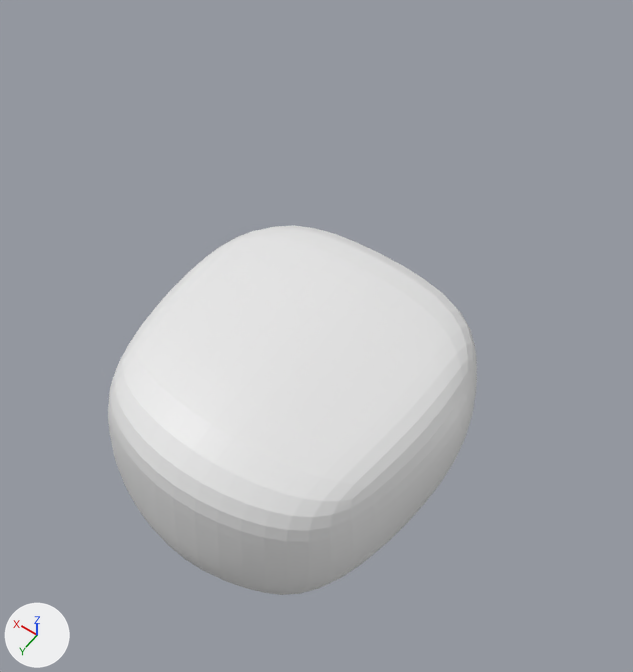
What one commit did to the Blender file armchair.blend.
Both versions are drawn from a 50 mm lens placed at (-2.46, 3.86, 4.65), pointed at (-0.1, 0.55, -0.55). The lights are fixed; the arrows at lower left show +X, +Y and +Z. The older version comes first.

Before the edit, the objects in view are built like this:
```python
me_cube_001 = bpy.data.meshes.new('Cube.001')
me_cube_001.from_pydata(...)  # 39 vertices, 32 faces; spans x 0.0..1.35, y -1.38..1.43, z -0.76..0.75
ob_cube = bpy.data.objects.new('Cube', me_cube_001)
ob_cube.location = (-0.083, 0.912, -0.97)
ob_cube.scale = (0.977, 0.977, 1.0)
_m = ob_cube.modifiers.new('Mirror', 'MIRROR')
_m.use_clip = True
_m = ob_cube.modifiers.new('Subdivision', 'SUBSURF')
_m.levels = 3
_m.render_levels = 3
```
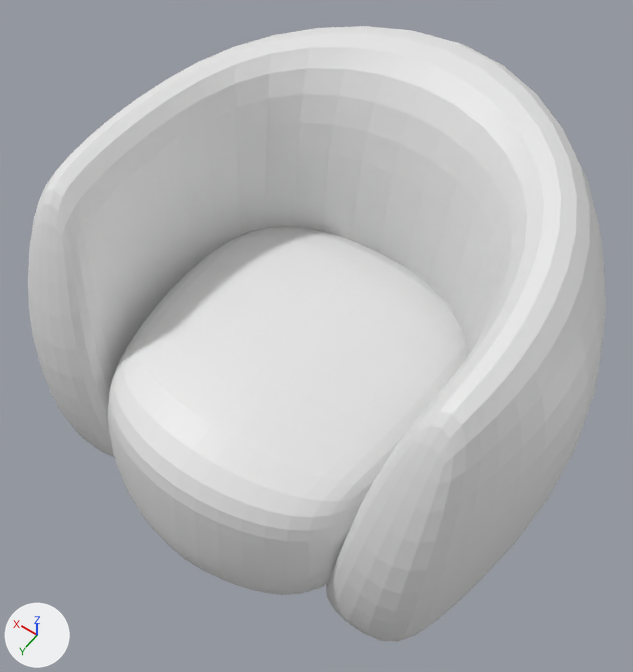
Commit message: Schienale poltrona aggiunto

What the commit changed:
Mesh me_cube is new.
It has 40 vertices, 35 faces and spans x 0.0..2.01, y -1.76..1.85, z -1.69..1.02.
Object 'Schienale' (ob_schienale) is new; it shows me_cube.
Its location is (-0.074, 0.0, 0.0).
Its scale is (1.08, 1.08, 1.08).
It gains a MIRROR modifier named 'Mirror'.
It gains a SUBSURF modifier named 'Subdivision'.
Modifier setting: levels = 3.
Modifier setting: render_levels = 3.
Modifier setting: open_advanced_panel = True.

Pixel boxes (x1, y1, x2, y2) of what changed, in the pictures (633 x 672 px):
'Schienale', added
    after: (28, 26, 606, 642)
